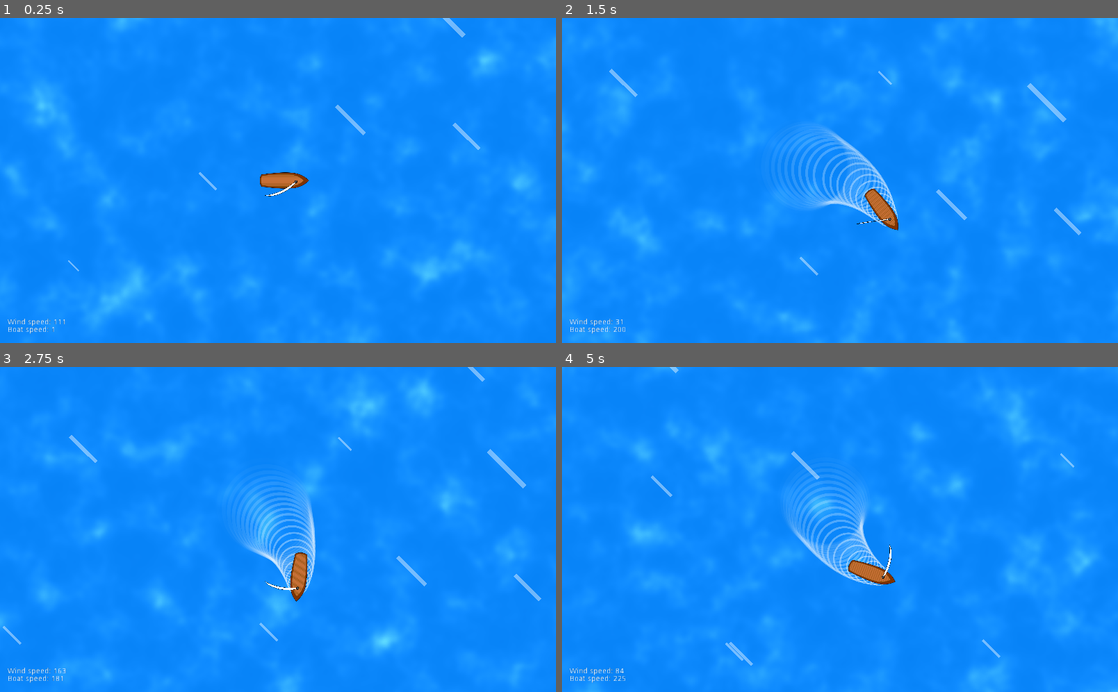
Above: before the commit, frames 1-4 (two rows, left to right).
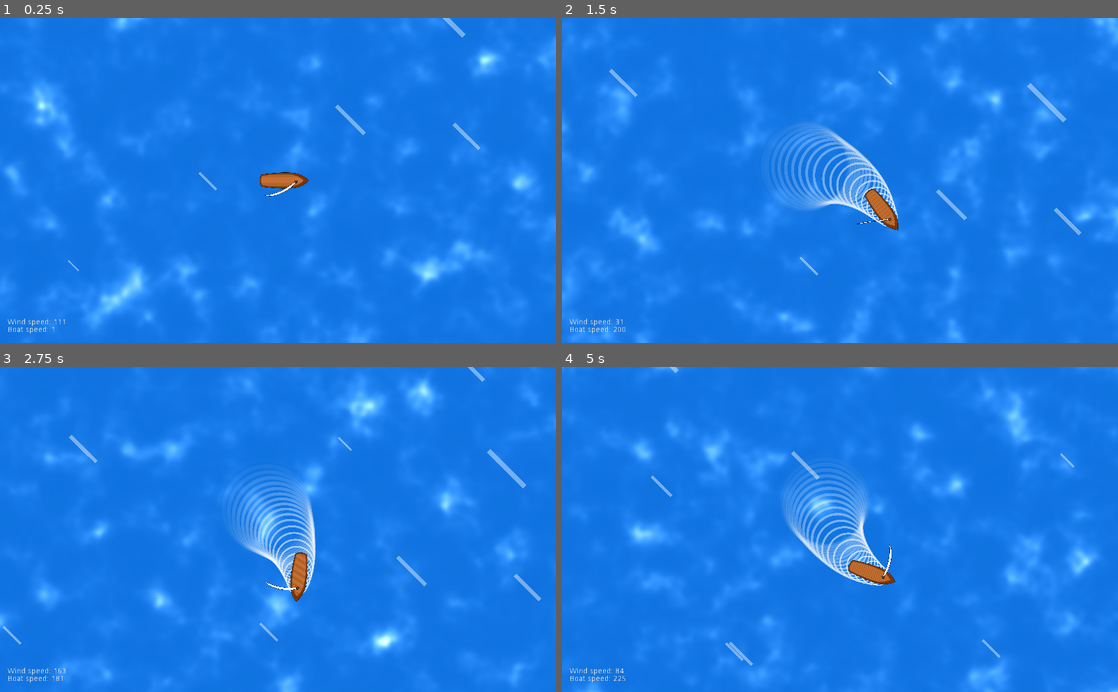
Above: after the commit, the same moments.

Repository: Norodix/SailGame
Game: Godot game, scene res://World.tscn
The game is run twice, just before and just after one commit, with the same random seed, the same clock (stepped at 60 frames per second) and the same inputs.
Inputs:
- Up to frame 1 (0.25 s): no input
- Up to frame 2 (1.5 s): hold D (right) 0.53-1.28 s; hold Q (loosen) 0.53-1.28 s; hold S (down) from 1.28 s (still down); tap E (tighten) at 1.35 s
- Up to frame 3 (2.75 s): release S (down) at 2.03 s; hold D (right) from 2.03 s (still down); hold Q (loosen) from 2.03 s (still down)
- Up to frame 4 (5 s): release D (right) at 2.78 s; release Q (loosen) at 2.78 s; hold W (up) 2.78-3.53 s; tap E (tighten) at 2.85, 4.35 s; hold Q (loosen) 3.53-4.28 s; hold A (left) from 3.53 s (still down)

The runs differ from the first frame. In frame 1, 23% of the frame differs, in the area x 0-100%, y 0-100%; in frame 2, 22%; in frame 3, 24%; in frame 4, 24%.

Commit message:
Added new water shaders

Diff:
--- /dev/null
+++ b/Water2.shader
@@ -0,0 +1,27 @@
+shader_type canvas_item;
+
+uniform sampler2D noise_img1;
+uniform sampler2D noise_img2;
+uniform sampler2D noise_img3;
+uniform float speed = 1.0;
+uniform vec4 tint : hint_color;
+
+void fragment(){
+	vec2 uv1 = vec2(UV.x + TIME*speed, UV.y);
+	vec2 uv2 = vec2(UV.x - TIME*speed, UV.y + TIME*speed);
+	vec2 uv3 = vec2(UV.x, UV.y - TIME*speed);
+
+
+	float noise_r = texture( noise_img1, uv1 ).r;
+	float noise_g = texture( noise_img2, uv2 ).g;
+	float noise_b = texture( noise_img3, uv3 ).b;
+
+	vec3 new_color = vec3(noise_r, noise_g, noise_b);
+
+	float multiplier = noise_r * noise_g * noise_b;
+	float newMultiplier = 13.0 * (multiplier*multiplier*multiplier);
+	vec3 white = vec3(1, 1, 1);
+
+	//COLOR.rgb = tint.rgb + newMultiplier * white;
+	COLOR.rgb = (newMultiplier > 0.12) ? white : tint.rgb;
+}
--- /dev/null
+++ b/WaterABS.shader
@@ -0,0 +1,27 @@
+shader_type canvas_item;
+
+uniform sampler2D noise_img1;
+uniform sampler2D noise_img2;
+uniform sampler2D noise_img3;
+uniform float speed = 1.0;
+uniform vec4 tint : hint_color;
+
+void fragment(){
+	vec2 uv1 = vec2(UV.x + TIME*speed, UV.y);
+	vec2 uv2 = vec2(UV.x - TIME*speed, UV.y + TIME*speed);
+	vec2 uv3 = vec2(UV.x, UV.y - TIME*speed);
+
+
+	float noise_r = texture( noise_img1, uv1 ).r;
+	float noise_g = texture( noise_img2, uv2 ).g;
+	float noise_b = texture( noise_img3, uv3 ).b;
+
+	vec3 new_color = vec3(noise_r, noise_g, noise_b);
+
+	float multiplier = noise_r * noise_g * noise_b;
+	float newMultiplier = 13.0 * (multiplier*multiplier*multiplier);
+	vec3 white = vec3(1, 1, 1);
+
+	//COLOR.rgb = tint.rgb + newMultiplier * white;
+	COLOR.rgb = (newMultiplier > 0.12) ? white : tint.rgb;
+}
--- /dev/null
+++ b/WaterHSV.shader
@@ -0,0 +1,56 @@
+shader_type canvas_item;
+
+uniform sampler2D noise_img1;
+uniform sampler2D noise_img2;
+uniform sampler2D noise_img3;
+uniform float speed = 1.0;
+uniform vec4 tint : hint_color;
+
+vec3 rgb2hsb( in vec3 c ){
+    vec4 K = vec4(0.0, -1.0 / 3.0, 2.0 / 3.0, -1.0);
+    vec4 p = mix(vec4(c.bg, K.wz),
+                 vec4(c.gb, K.xy),
+                 step(c.b, c.g));
+    vec4 q = mix(vec4(p.xyw, c.r),
+                 vec4(c.r, p.yzx),
+                 step(p.x, c.r));
+    float d = q.x - min(q.w, q.y);
+    float e = 1.0e-10;
+    return vec3(abs(q.z + (q.w - q.y) / (6.0 * d + e)),
+                d / (q.x + e),
+                q.x);
+}
+
+vec3 hsb2rgb( in vec3 c ){
+    vec3 rgb = clamp(abs(mod(c.x*6.0+vec3(0.0,4.0,2.0),
+                             6.0)-3.0)-1.0,
+                     0.0,
+                     1.0 );
+    rgb = rgb*rgb*(3.0-2.0*rgb);
+    return c.z * mix(vec3(1.0), rgb, c.y);
+}
+
+
+void fragment(){
+	vec2 uv1 = vec2(UV.x + TIME*speed, UV.y);
+	vec2 uv2 = vec2(UV.x - TIME*speed, UV.y + TIME*speed);
+	vec2 uv3 = vec2(UV.x, UV.y - TIME*speed);
+
+
+	float noise_r = texture( noise_img1, uv1 ).r;
+	float noise_g = texture( noise_img2, uv2 ).g;
+	float noise_b = texture( noise_img3, uv3 ).b;
+
+	vec3 new_color = vec3(noise_r, noise_g, noise_b);
+
+	float multiplier = noise_r * noise_g * noise_b;
+	float newMultiplier = 80.0 * (multiplier*multiplier*multiplier*multiplier);
+	//newMultiplier = multiplier;
+	vec3 white = vec3(1, 1, 1);
+
+	vec3 tint_hsb = rgb2hsb(tint.rgb);
+	tint_hsb.y -= newMultiplier;
+	tint_hsb.z -= (0.12-newMultiplier);
+
+	COLOR.rgb = hsb2rgb(tint_hsb);
+}
--- a/World.tscn
+++ b/World.tscn
@@ -10,7 +10,7 @@
 [ext_resource path="res://Wind.gd" type="Script" id=8]
 [ext_resource path="res://Art/Ocean/seamless.png" type="Texture" id=9]
 [ext_resource path="res://Wake.gd" type="Script" id=10]
-[ext_resource path="res://Water.shader" type="Shader" id=11]
+[ext_resource path="res://WaterHSV.shader" type="Shader" id=11]
 
 [sub_resource type="CapsuleShape2D" id=1]
 radius = 44.6475
@@ -20,7 +20,7 @@
 extents = Vector2( 31.8383, 6.46887 )
 
 [sub_resource type="Gradient" id=3]
-colors = PoolColorArray( 1, 1, 1, 0.498039, 1, 1, 1, 0 )
+colors = PoolColorArray( 1, 1, 1, 0.784314, 1, 1, 1, 0 )
 
 [sub_resource type="GradientTexture" id=4]
 gradient = SubResource( 3 )
@@ -92,7 +92,7 @@
 [sub_resource type="ShaderMaterial" id=17]
 shader = ExtResource( 11 )
 shader_param/speed = 0.05
-shader_param/tint = Color( 0.0291, 0.515232, 0.97, 1 )
+shader_param/tint = Color( 0.07, 0.5195, 1, 1 )
 shader_param/noise_img1 = SubResource( 12 )
 shader_param/noise_img2 = SubResource( 14 )
 shader_param/noise_img3 = SubResource( 16 )
